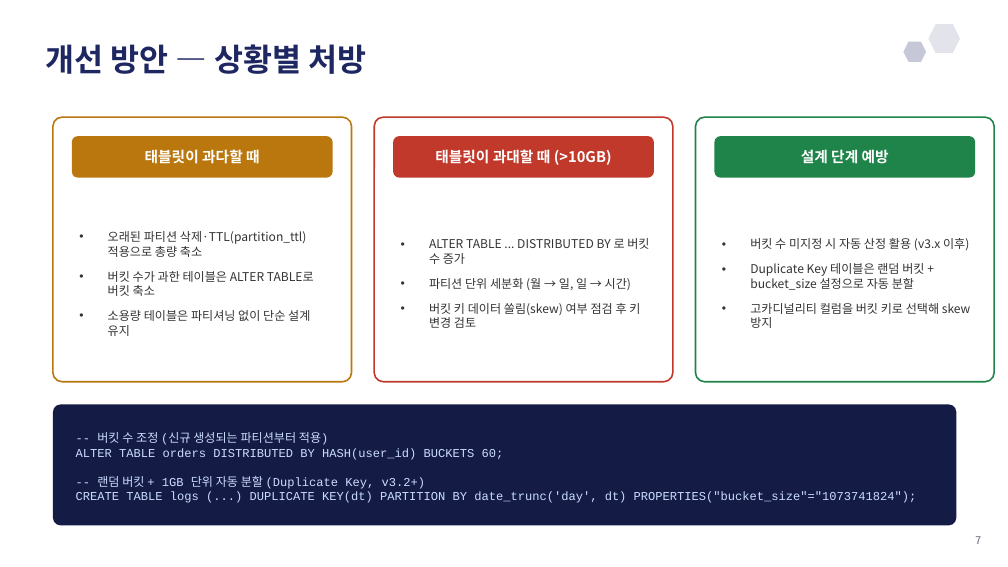
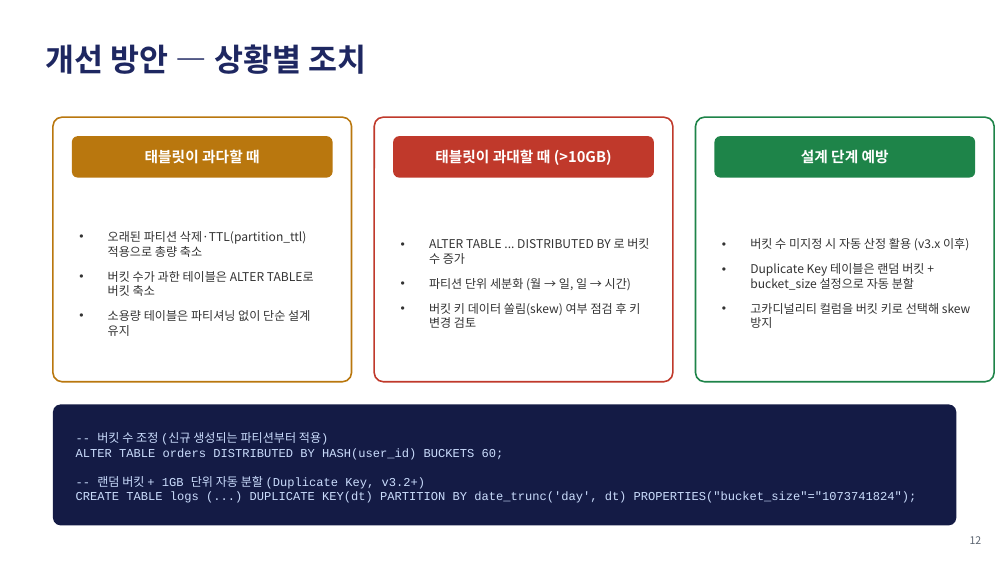
Before and after one commit to jungho-shin/my-react-app, a slide deck: slide 12 of etc/StarRocks/StarRocks_파티션_버킷_관리_발표자료.pptx (slide 7 before the commit). Drawn at 1008x567 pixels with LibreOffice and Linux fonts; fonts in the diff are those of the drawing. Boxes give left, top, right and bottom in pixels: in the first picture for what was removed or moved away, otherwise in the second. Text is boxed around its words. In the diff, an @@ line names an element or a change of style, - is before the commit and + after.

```diff
--- a/etc/StarRocks/StarRocks_파티션_버킷_관리_발표자료.pptx
+++ b/etc/StarRocks/StarRocks_파티션_버킷_관리_발표자료.pptx
@@ hexagon removed at (929, 24, 960, 53) @@
@@ text at (45, 44, 366, 74): text changed @@
-개선 방안 — 상황별 처방
+개선 방안 — 상황별 조치
@@ hexagon removed at (904, 42, 926, 62) @@
@@ text at (970, 536, 982, 544): text changed @@
-7
+12
```
Also in this commit, not shown: 8 other slides changed, 5 slides added.
